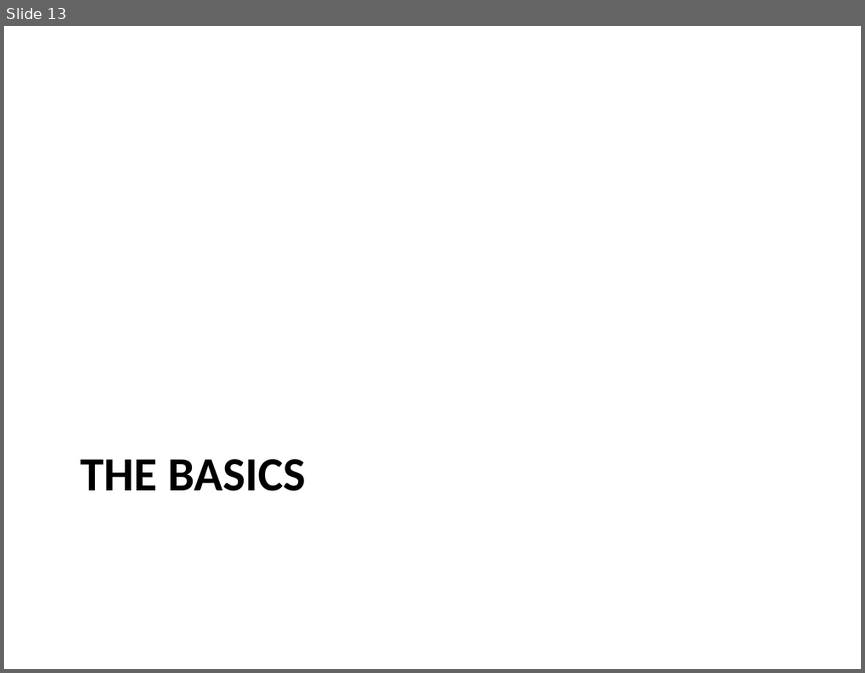
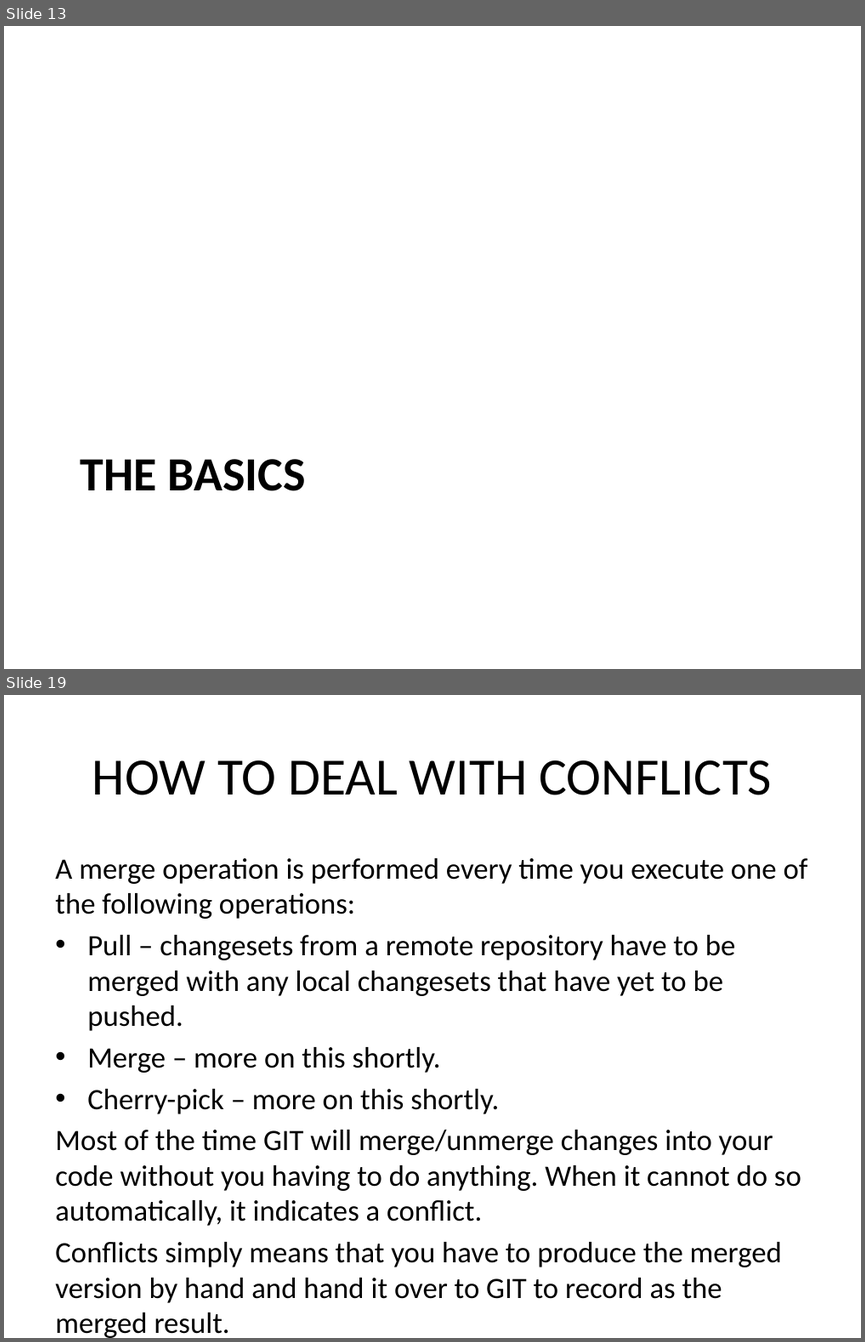
Before and after one commit to kangelov/gitdemo, a slide deck: powerpoint/An Introduction to GIT.pptx. Shown one above the other, each under a label of ours: slide 13 before the commit, slides 13 and 19 after it; the slides between them are not shown. The pictures are 865x673 and 865x1342 pixels, drawn with LibreOffice and Linux fonts; fonts in the diff are those of the drawing. Boxes give left, top, right and bottom in pixels: in the first picture for what was removed or moved away, otherwise in the second. Text is boxed around its words. In the diff, an @@ line names an element or a change of style, - is before the commit and + after.

```diff
--- a/powerpoint/An Introduction to GIT.pptx
+++ b/powerpoint/An Introduction to GIT.pptx
@@ slide 19 added at <box>4,695,861,1338</box>, background #FFFFFF @@
@@ title added at <box>92,760,772,795</box>, 44 pt, text #000000 @@
+HOW TO DEAL WITH CONFLICTS
@@ text added at <box>55,858,808,1338</box>, 24.8 pt, text #000000 @@
+A merge operation is performed every time you execute one of the following operations:
+• Pull – changesets from a remote repository have to be merged with any local changesets that have yet to be pushed.
+• Merge – more on this shortly.
+• Cherry-pick – more on this shortly.
+Most of the time GIT will merge/unmerge changes into your code without you having to do anything. When it cannot do so automatically, it indicates a conflict.
+Conflicts simply means that you have to produce the merged version by hand and hand it over to GIT to record as the merged result.
```
Also in this commit, not shown: 4 slides changed, 10 other slides added.
